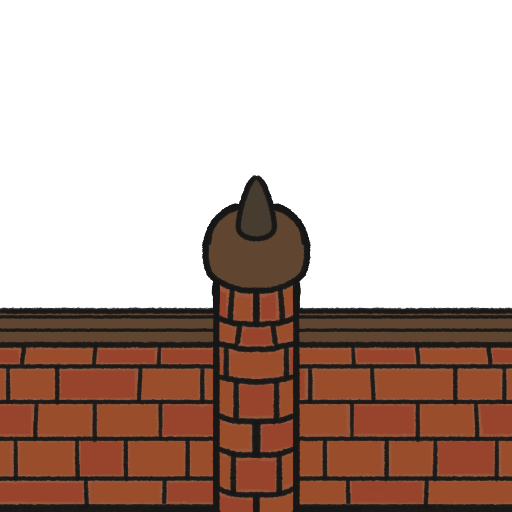
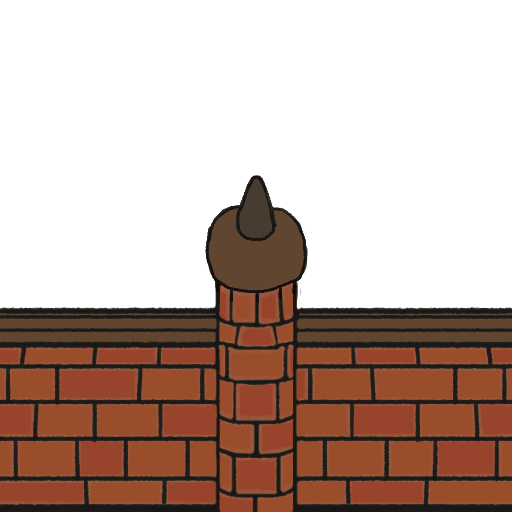
Two versions of the same layered image (512x512). Layer-by-layer changes:
renamed "Helderheid/contrast 1" to "Laag 17", hid it, painted on it over [left=201, top=175, right=311, bottom=512]
painted on "Laag 10" over [left=201, top=175, right=311, bottom=512]
painted on "Laag 11" over [left=223, top=207, right=297, bottom=293]
painted on "Laag 9 kopiëren" over [left=293, top=420, right=301, bottom=506]
